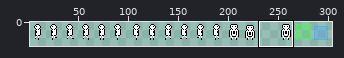
Sprite sheet: Hype-android/assets/hype.png. Above, an overview of the earlier version with the close-up marked.
Close-up. Old version:
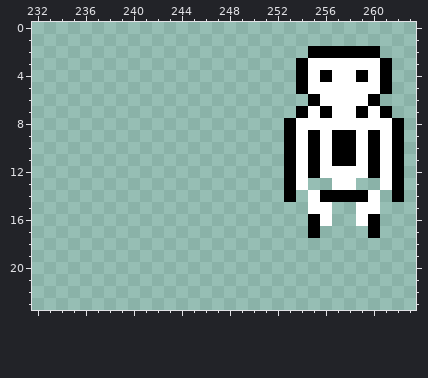
The file is 512x32 pixels. Shown: x 232..263, y 0..23. The old version is drawn lined up with the new one. The wide view leaves out empty margins.
The same view after the edit:
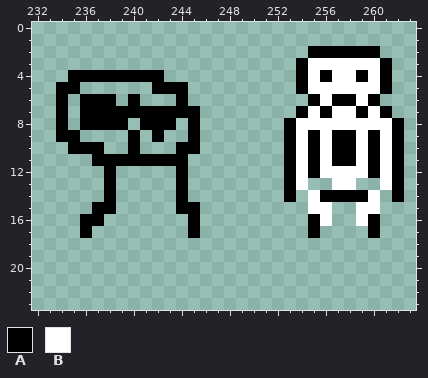
Palette (. is transparent): A #000000  B #ffffff
Changes in this commit:
drawings rearranged on the sheet (the old picture shows each at its new place)
Colour A is added in row 4 at x 235 to 242; in row 5 at x 234 to 235 and 242 to 244; in row 6 at x 234, 236 to 238, 240 and 244; in row 7 at x 234 and 236 to 245; in row 8 at x 234, 236 to 239, 241 to 243 and 245; in row 9 at x 234 to 235, 240, 242 and 245.
Colour A is added in row 10 at x 235 to 237, 240 and 244 to 245; in row 11 at x 237 to 244; in rows 12 to 14 at x 238 and 244; in row 15 at x 237 to 238 and 244 to 245; in row 16 at x 236 to 237 and 245; in row 17 at x 236 and 245.
Colour A replaces colour B in row 6 at x 257 to 258.
Boxes around the changes in both close-ups, in picture pixels (x1, y1, x2, y2):
added: (56, 70, 200, 238)
changed: (332, 94, 356, 106)
